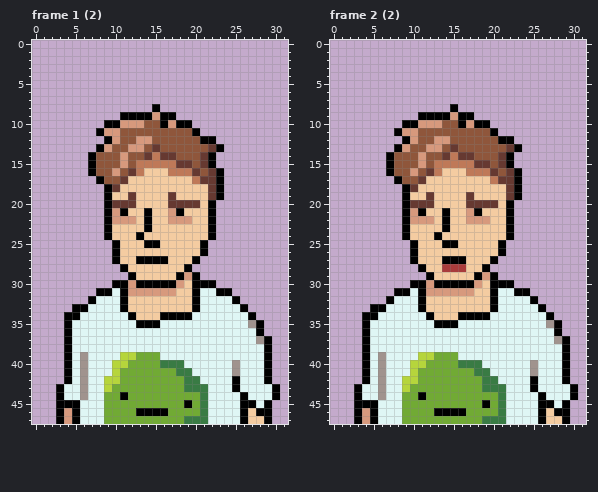
Two versions of one pixel-art file, res/ase/customers.aseprite. This is how it looked before the edit.
32x48 pixels, 26 frames. Shown: frame 1 (2), frame 2 (2). The commit also changed other frames, which this record leaves out.
And afterwards:
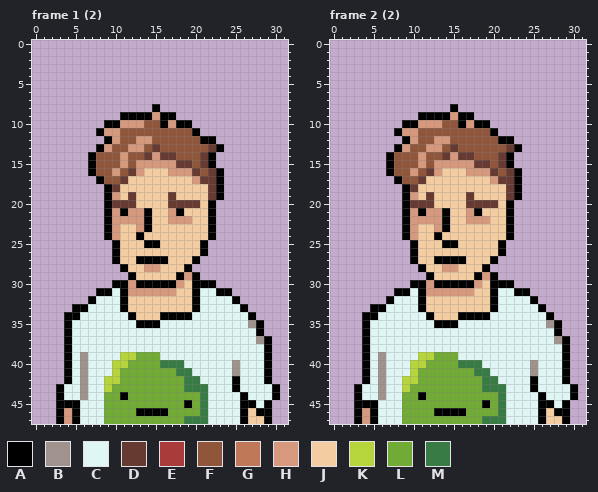
Palette (. is transparent): A #000000  B #a0938e  C #dff6f5  D #663931  E #a93b3b  F #8f563b  G #bf7958  H #d7997d  J #f4cca1  K #b6d53c  L #71aa34  M #397b44
From old to new:
Changed rows in their new state; - is an unchanged pixel.
Frame 1 (2), layer "Base layer":
first column x 10:
14 -----H-----
15 ---HHHHH---
16 ---H---HHH-
17 ----------H
19 H----------
21 --HH-------
22 ---H-------
23 H--H-------
24 H----------
first column x 14:
28 HH
Frame 2 (2), layer "Base layer":
first column x 10:
14 -----H-----
15 ---HHHHH---
16 ---H---HHH-
17 ----------H
19 H----------
21 --HH-------
22 ---H-------
23 H--H-------
24 H----------
27 ---A-------
28 ----HHJ----
Boxes around the changes in both pictures, in picture pixels (x1, y1, x2, y2):
changed: (112, 152, 200, 272)
changed: (410, 152, 498, 272)
